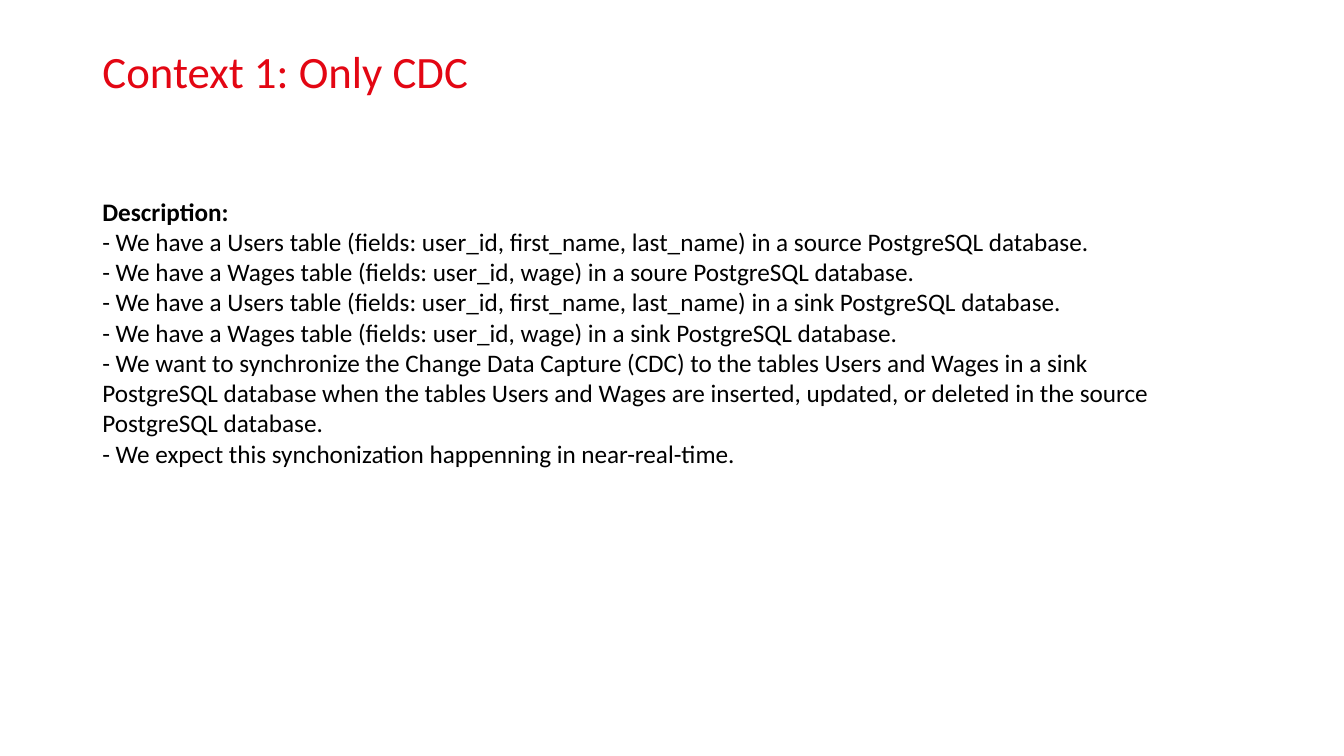
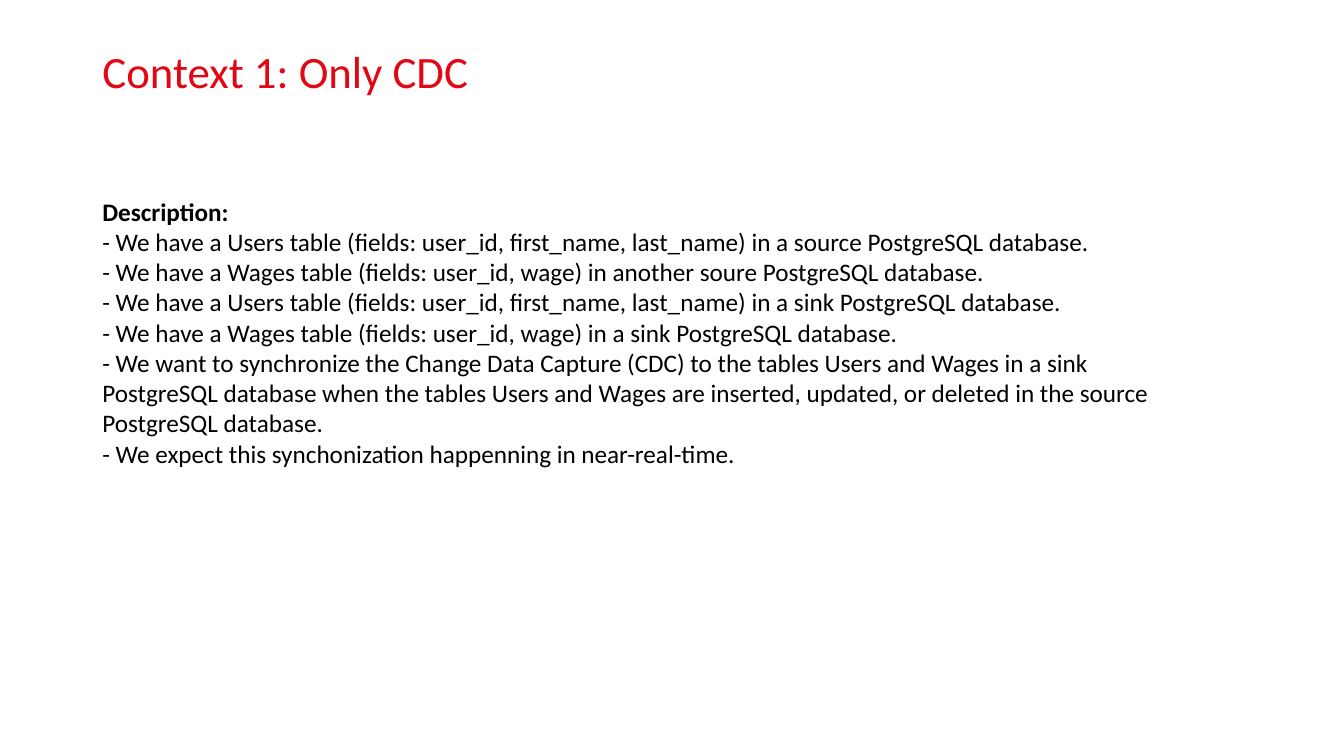
Before and after one commit to bao2902/logbasedcdc, a slide deck: slide 13 of LogBasedCDC.pptx (slide 3 before the commit). Drawn at 1344x756 pixels with LibreOffice and Linux fonts; fonts in the diff are those of the drawing; background and template pictures are left out. Boxes give left, top, right and bottom in pixels: in the first picture for what was removed or moved away, otherwise in the second. Text is boxed around its words. In the diff, an @@ line names an element or a change of style, - is before the commit and + after.

```diff
--- a/LogBasedCDC.pptx
+++ b/LogBasedCDC.pptx
@@ text at (116,262,983,286): text changed @@
-- We have a Wages table (fields: user_id, wage) in a soure PostgreSQL database.
+- We have a Wages table (fields: user_id, wage) in another soure PostgreSQL database.
```
Also in this commit, not shown: 7 other slides changed, 7 slides added, 10 slides removed, 2 other files.
